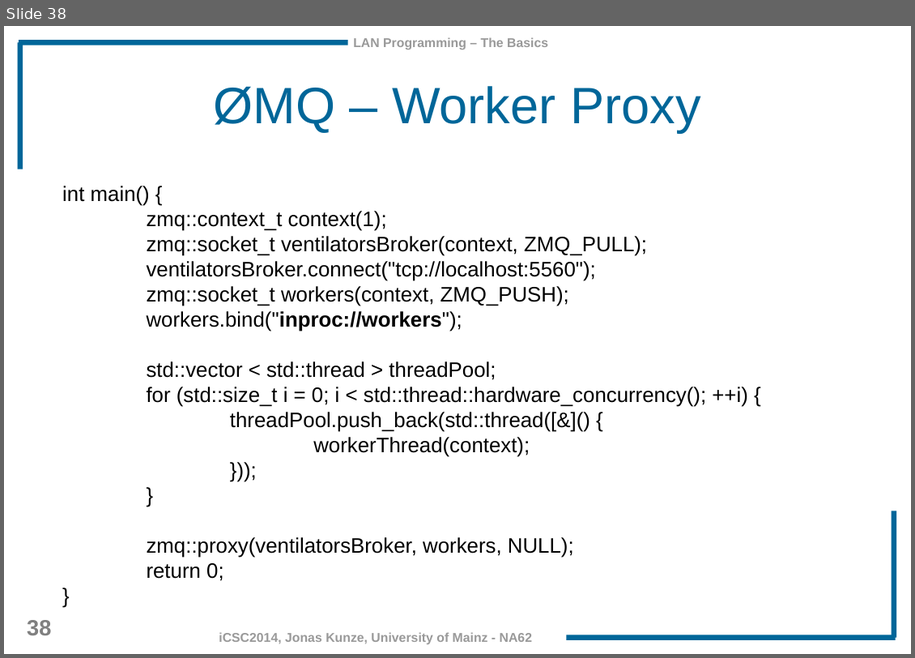
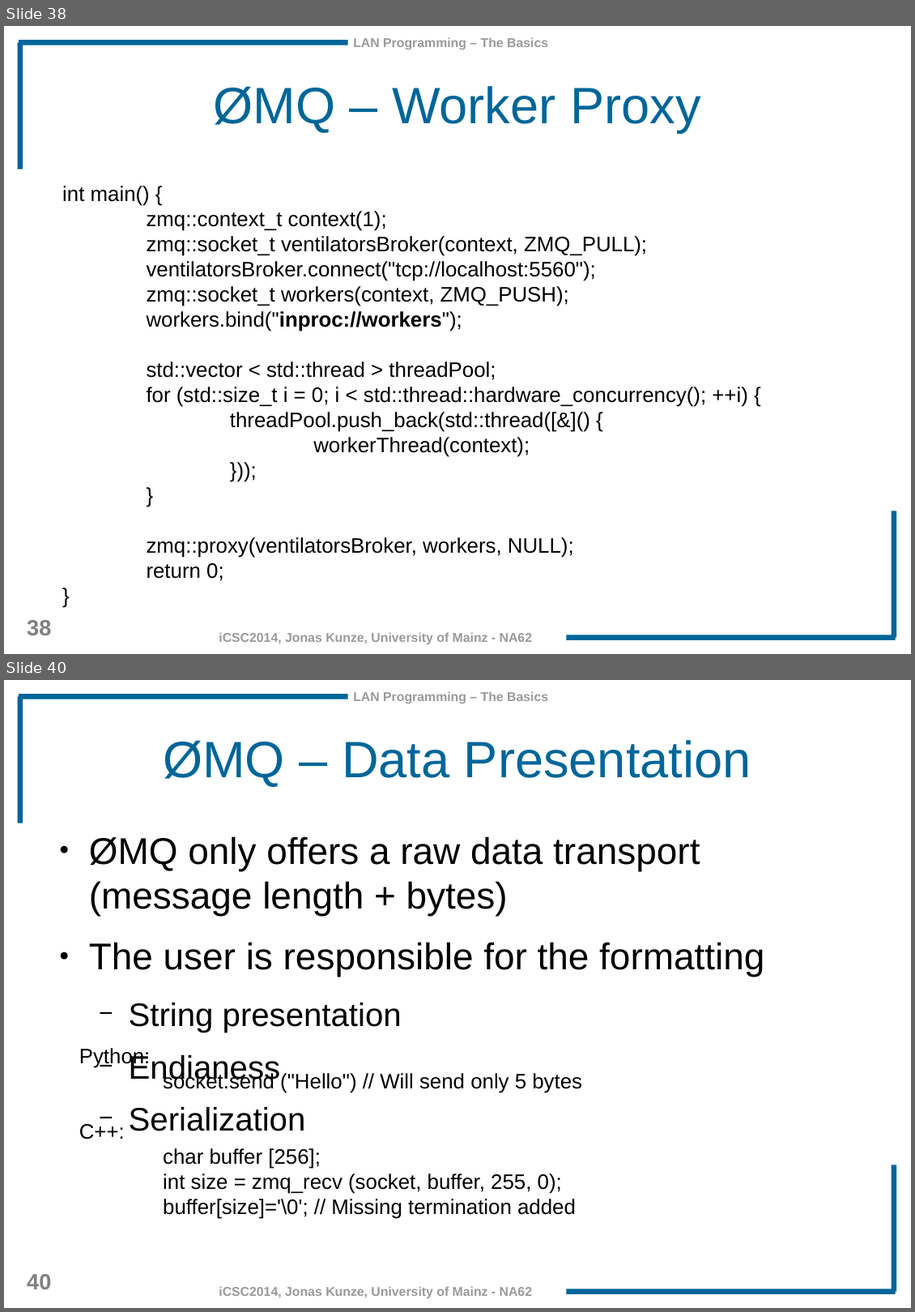
Before and after one commit to JonasKunze/icsc2014, a slide deck: iCSC-2014-Network-Libraries.odp. Shown one above the other, each under a label of ours: slide 38 before the commit, slides 38 and 40 after it; the slides between them are not shown. The pictures are 915x658 and 915x1312 pixels, drawn with LibreOffice and Linux fonts; fonts in the diff are those of the drawing; background and template pictures are left out. Boxes give left, top, right and bottom in pixels: in the first picture for what was removed or moved away, otherwise in the second. Text is boxed around its words. In the diff, an @@ line names an element or a change of style, - is before the commit and + after.

```diff
--- a/iCSC-2014-Network-Libraries.odp
+++ b/iCSC-2014-Network-Libraries.odp
@@ slide 40 added at (4, 680, 911, 1308), background #FFFFFF; not listed: 7 template elements that a slide beside it also shows @@
@@ title added at (163, 740, 752, 787), 44 pt, text #006699 @@
+ØMQ – Data Presentation
@@ text added at (89, 836, 765, 1131), 32 pt, text #000000 @@
+● ØMQ only offers a raw data transport (message length + bytes)
+● The user is responsible for the formatting
+  − String presentation
+  − Endianess
+  − Serialization
@@ text added at (79, 1048, 582, 1219), 18 pt, text #000000 @@
+Python:
+socket.send ("Hello") // Will send only 5 bytes
+C++:
+char buffer [256];
+int size = zmq_recv (socket, buffer, 255, 0);
+buffer[size]='\0'; // Missing termination added
```
Also in this commit, not shown: 2 slides changed, 6 other slides added.
